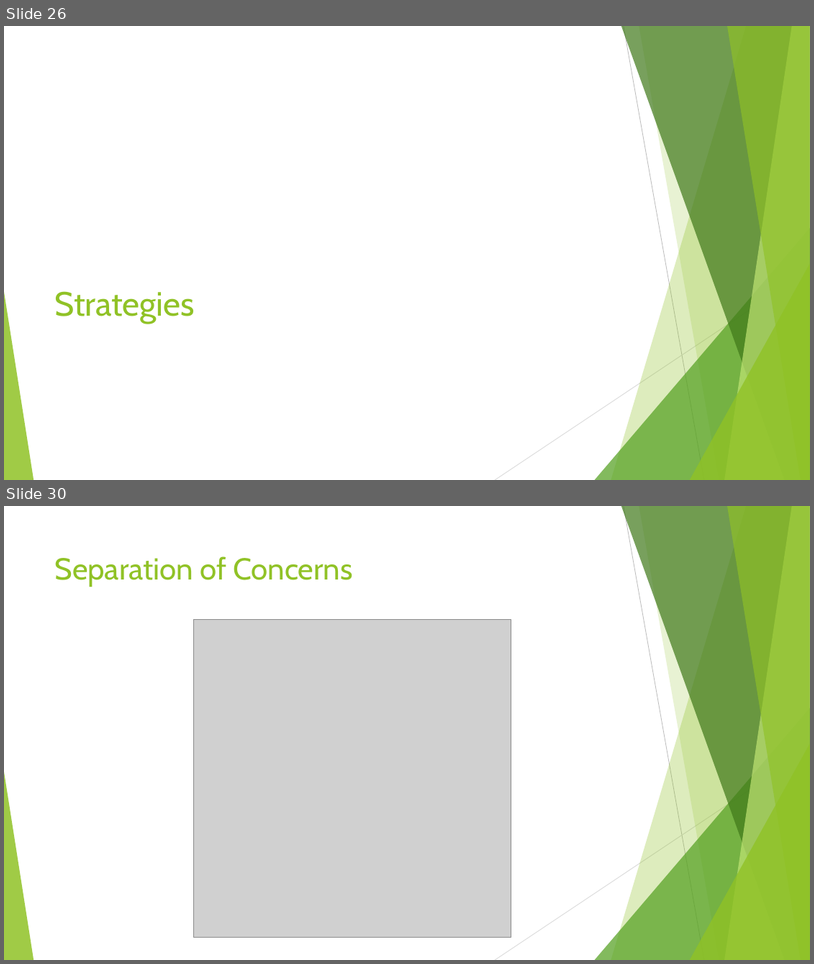
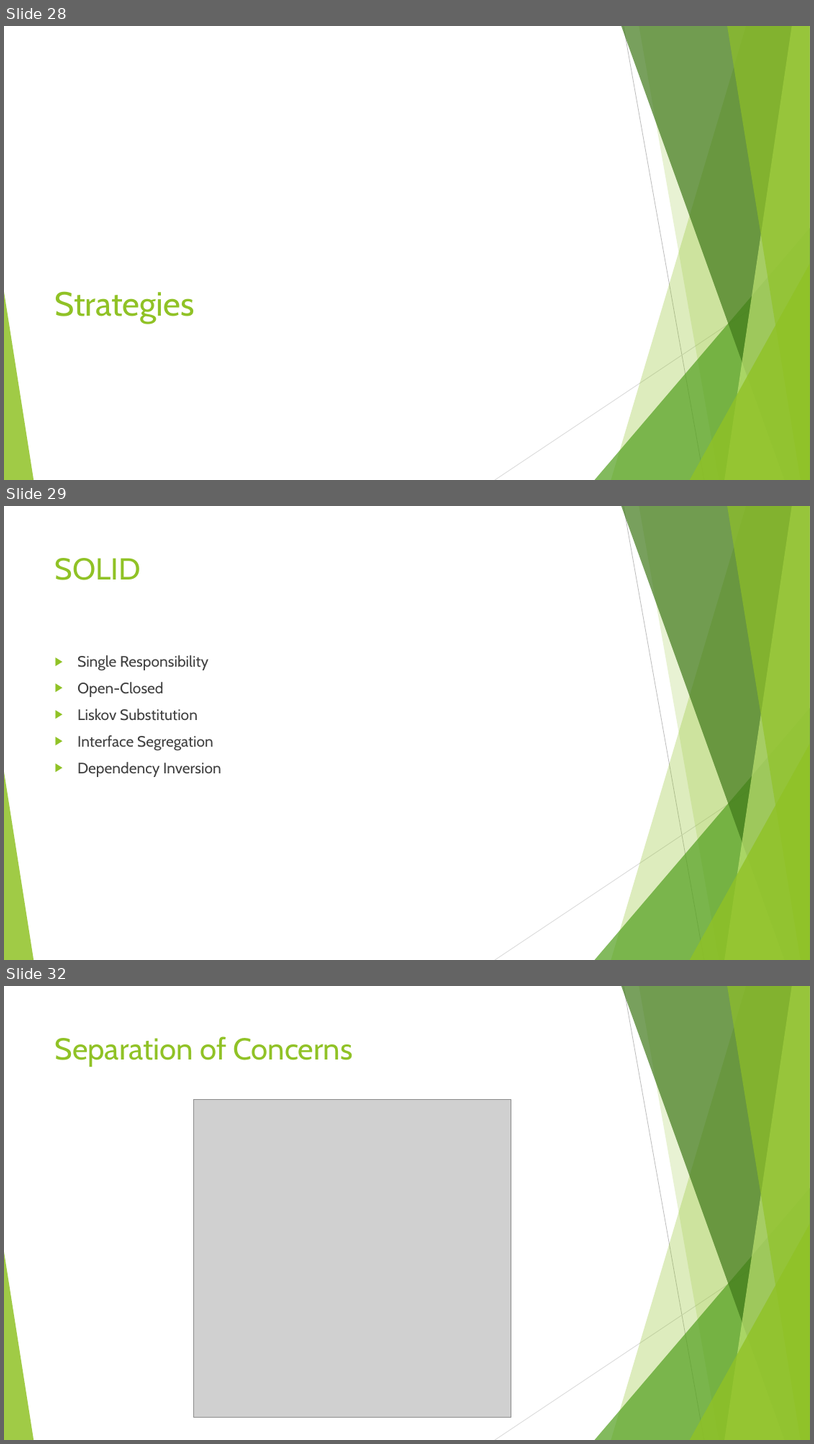
Before and after one commit to peteraritchie/Towards-Elastic-Scalability, a slide deck: DC17 Towards Elastic Scalability.pptx. Shown one above the other, each under a label of ours: slides 26 and 30 before the commit, slides 28, 29 and 32 after it; the slides between them are not shown. The pictures are 814x964 and 814x1444 pixels, drawn with LibreOffice and Linux fonts; fonts in the diff are those of the drawing; grey boxes stand for pictures. Boxes give left, top, right and bottom in pixels: in the first picture for what was removed or moved away, otherwise in the second. Text is boxed around its words. In the diff, an @@ line names an element or a change of style, - is before the commit and + after.

```diff
--- a/DC17 Towards Elastic Scalability.pptx
+++ b/DC17 Towards Elastic Scalability.pptx
@@ slide 29 added at (x1=4, y1=506, x2=810, y2=960), background #FFFFFF; not listed: 10 template elements that a slide beside it also shows @@
@@ title added at (x1=55, y1=558, x2=141, y2=580), 36 pt, text #90C226 @@
+SOLID
@@ text added at (x1=77, y1=655, x2=221, y2=777), 18 pt, text #404040 @@
+▶ Single Responsibility
+▶ Open-Closed
+▶ Liskov Substitution
+▶ Interface Segregation
+▶ Dependency Inversion
@@ what was slide 26 is now slide 28 @@
@@ what was slide 30 is now slide 32 @@
```
Also in this commit, not shown: 5 slides changed, 3 other slides added, 1 slide removed.
